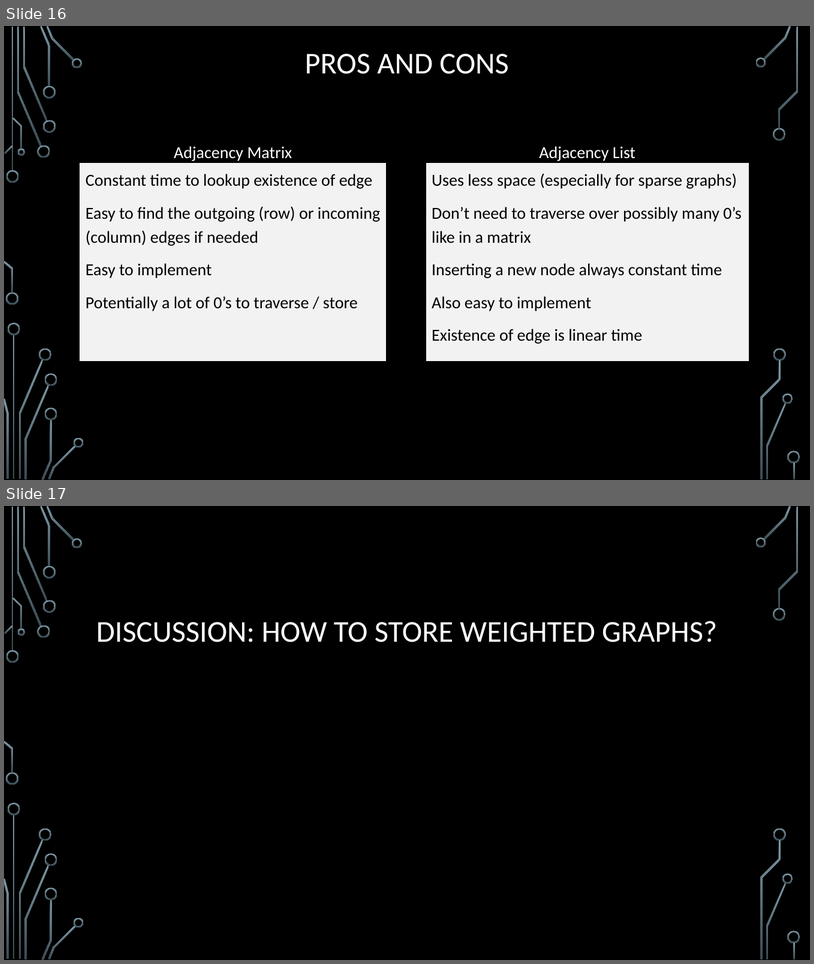
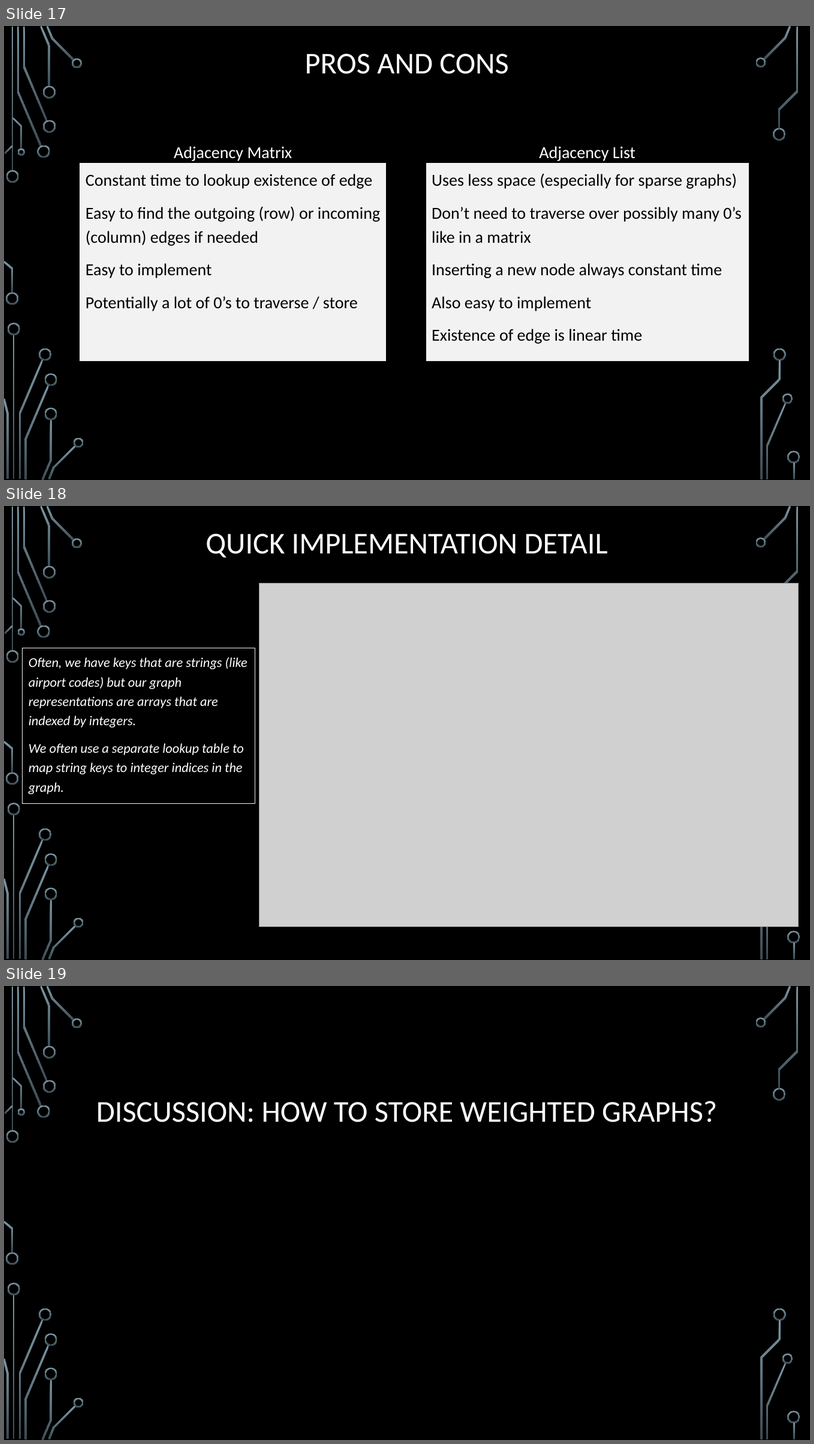
Before and after one commit to markfloryan/dsa2, a slide deck: slides/01-1-GraphsIntroBFS.pptx. Shown one above the other, each under a label of ours: slides 16 and 17 before the commit, slides 17, 18 and 19 after it. The pictures are 814x964 and 814x1444 pixels, drawn with LibreOffice and Linux fonts; fonts in the diff are those of the drawing; grey boxes stand for pictures; background and template pictures are left out. Boxes give left, top, right and bottom in pixels: in the first picture for what was removed or moved away, otherwise in the second. Text is boxed around its words. In the diff, an @@ line names an element or a change of style, - is before the commit and + after.

```diff
--- a/slides/01-1-GraphsIntroBFS.pptx
+++ b/slides/01-1-GraphsIntroBFS.pptx
@@ slide 18 added at (4, 506, 810, 960), background picture (left out); not listed: 33 template elements that a slide beside it also shows @@
@@ title added at (206, 534, 608, 558), 36 pt, text #FFFFFF @@
+QUICK IMPLEMENTATION DETAIL
@@ picture added at (259, 583, 799, 927) @@
@@ rectangle added at (23, 648, 255, 804), outline #F2F2F2 0.75 pt, 16 pt, text #FFFFFF, italic @@
+Often, we have keys that are strings (like airport codes) but our graph representations are arrays that are indexed by integers.
+We often use a separate lookup table to map string keys to integer indices in the graph.
@@ what was slide 16 is now slide 17 @@
@@ what was slide 17 is now slide 19 @@
```
Also in this commit, not shown: 9 other slides added, 6 other files.
